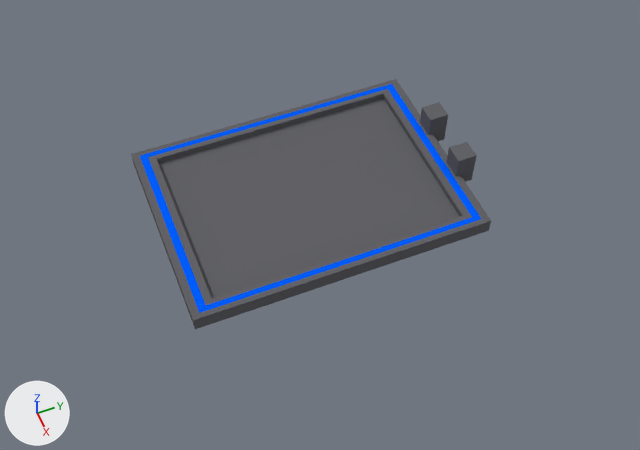
One commit to the Blender file MarsLavaTubes/Assets/3D_Blend/map_deco.blend: the scene before it, then after it.
One viewpoint serves both versions: a 50 mm lens placed at (19.9, -7.5, 25.0), pointed at (1.4, 0.0, -0.3). Arrows for +X, +Y and +Z are at lower left; the lights stay in place.
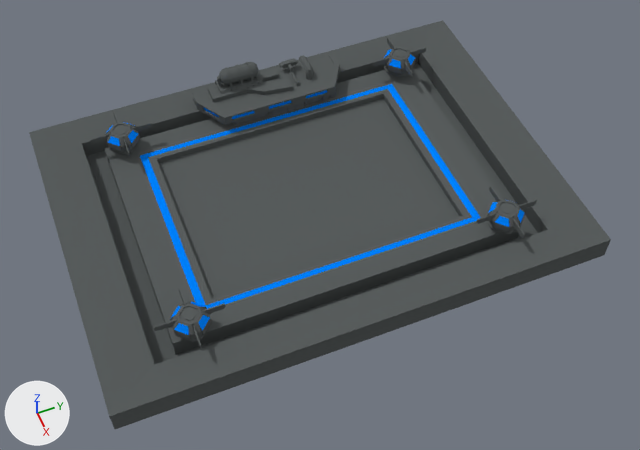
What differs and where, as boxes [x1, y1, x2, y2] in the pictures (640 x 450 px):
'Cube', reshaped (61% wider, 63% taller)
    before: [131, 79, 491, 329]
    after: [29, 20, 611, 429]
'Cube.002', reshaped, moved (148% wider, 55% taller)
    before: [420, 102, 448, 141]
    after: [154, 287, 225, 348]
'Cube.003', reshaped, moved
    before: [447, 142, 477, 182]
    after: [90, 110, 152, 156]
'Cube.001', added
    after: [476, 186, 537, 238]
    faces in mat_flat_main (dark grey #595d5d): [476, 186, 537, 238]
    faces in mat_neon_main (blue #0081ff): [488, 201, 525, 227]
'Cube.004', added
    after: [373, 37, 426, 77]
    faces in mat_flat_main (dark grey #595d5d): [373, 37, 426, 77]
    faces in mat_neon_main (blue #0081ff): [384, 49, 415, 68]
part 3 of me_cube, built on
    before: [131, 155, 491, 329]
    after: [29, 20, 611, 429]
part 4 of me_cube, recoloured
    before: [131, 79, 491, 320]
    after: [105, 69, 503, 343]
part 5 of me_cube, recoloured
    both: [140, 84, 481, 309]

The edits, one by one:
Material 'flat_main' (mat_flat_main) is new.
Its base color is (0.1, 0.111, 0.111) (dark grey #595e5e).
Material 'neon_main' (mat_neon_main) is new.
Its base color is (0.0, 0.22, 1.0) (blue #0081ff).
me_cube_003 is used by ob_cube_003; location (1.25, 5.71, 0.43).
me_cube_003 had 8 vertices, 6 faces and spanned x -0.373..0.373, y -0.373..0.373, z -0.672..0.672.
me_cube_003 no longer uses material mat_material_map_deco (dark grey #636368).
me_cube_003 now has 392 vertices, 393 faces and spans x -1.167..1.167, y -1.167..1.167, z -0.419..0.272.
me_cube_003 part 1: 8 vertices removed from x -0.373..0.373, y -0.373..0.373, z -0.672..0.672; 392 vertices added at x -1.167..1.167, y -1.167..1.167, z -0.419..0.272.
me_cube_003 now uses material mat_flat_main (dark grey #595e5e).
me_cube_003 now uses material mat_neon_main (blue #0081ff).
me_cube_002 is used by ob_cube_002; location (-1.01, 5.71, 0.43).
me_cube_002 had 8 vertices, 6 faces and spanned x -0.373..0.373, y -0.373..0.373, z -0.672..0.672.
me_cube_002 no longer uses material mat_material_map_deco (dark grey #636368).
me_cube_002 now has 392 vertices, 393 faces and spans x -1.167..1.167, y -1.167..1.167, z -0.419..0.272.
me_cube_002 part 2: 8 vertices removed from x -0.373..0.373, y -0.373..0.373, z -0.672..0.672; 392 vertices added at x -1.167..1.167, y -1.167..1.167, z -0.419..0.272.
me_cube_002 now uses material mat_flat_main (dark grey #595e5e).
me_cube_002 now uses material mat_neon_main (blue #0081ff).
me_cube is used by ob_cube; location (0.0, 0.0, 0.0).
me_cube had 28 vertices, 26 faces and spanned x -3.98..3.98, y -5.52..5.52, z -0.28..0.28.
me_cube now has 2526 vertices, 2355 faces and spans x -6.4..6.4, y -8.87..8.87, z -0.45..1.93.
me_cube part 3: 8 vertices moved from x -3.98..3.98, y -5.52..5.52, z -0.28..0.28 to x -6.4..6.4, y -8.87..8.87, z -0.45..0.33; 2498 vertices added at x -6.4..6.4, y -8.87..8.87, z -0.37..1.93.
me_cube part 4: 18 faces spanning x -6.4..6.4, y -8.87..8.87, z -0.45..0.33 switch from mat_material_map_deco (dark grey #636368) to mat_flat_main (dark grey #595d5d).
me_cube part 5: 4 faces spanning x -3.78..3.78, y -5.25..5.25, z 0.28 switch from mat_neon_bleu (blue #005eff) to mat_neon_main (blue #0081ff).
me_cube part 6: the surface is now shaded smooth.
Mesh me_cube_001 is new.
It has 392 vertices, 393 faces and spans x -1.17..1.17, y -1.17..1.17, z -0.42..0.27.
Faces by material slot: [389, 4].
It uses material mat_flat_main (dark grey #595e5e).
It uses material mat_neon_main (blue #0081ff).
Mesh me_cube_004 is new.
It has 392 vertices, 393 faces and spans x -1.17..1.17, y -1.17..1.17, z -0.42..0.27.
Faces by material slot: [389, 4].
It uses material mat_flat_main (dark grey #595e5e).
It uses material mat_neon_main (blue #0081ff).
Object 'Cube.003' (ob_cube_003) moves from (1.25, 5.71, 0.43) to (-4.36, -5.65, 1.01).
Object 'Cube.002' (ob_cube_002) moves from (-1.01, 5.71, 0.43) to (4.36, -5.65, 1.01).
Object 'Cube.001' (ob_cube_001) is new; it shows me_cube_001.
Its location is (4.36, 5.78, 1.01).
It gains a EDGE_SPLIT modifier named 'EdgeSplit'.
Object 'Cube.004' (ob_cube_004) is new; it shows me_cube_004.
Its location is (-4.31, 5.78, 1.01).
It gains a EDGE_SPLIT modifier named 'EdgeSplit'.
